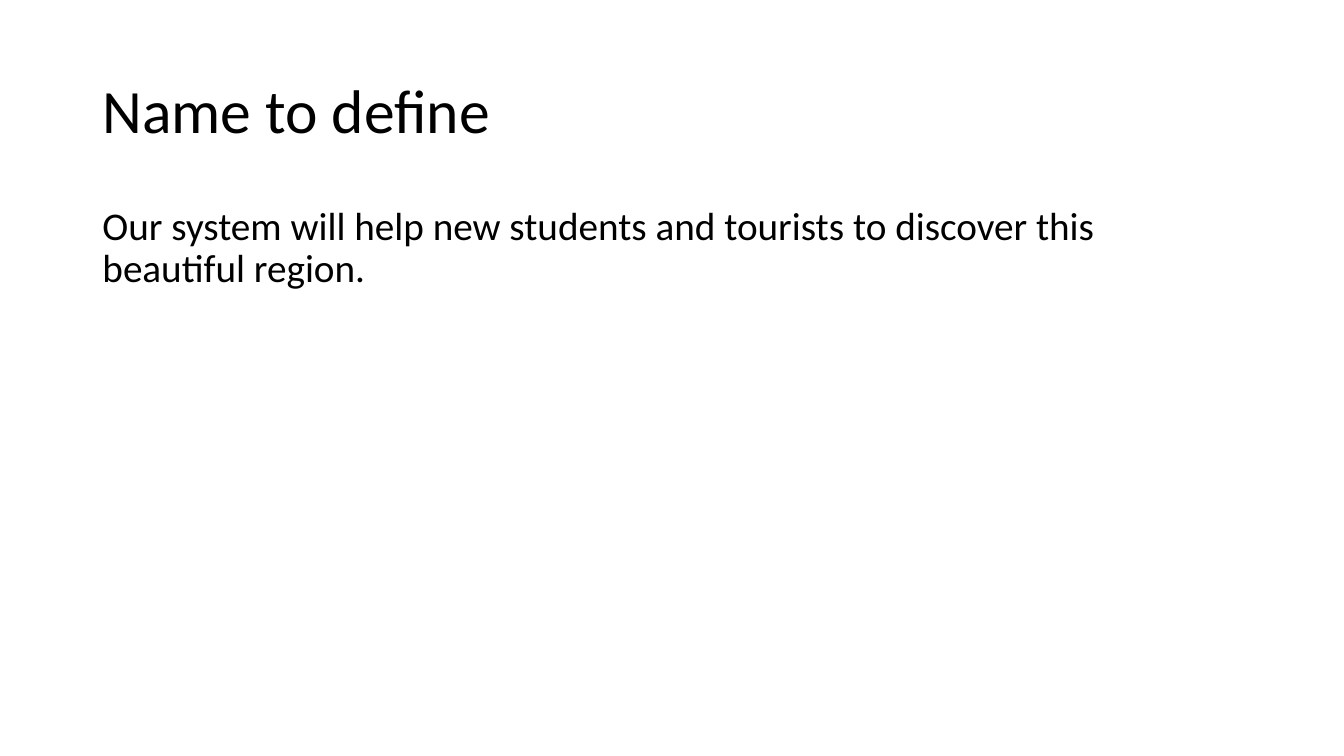
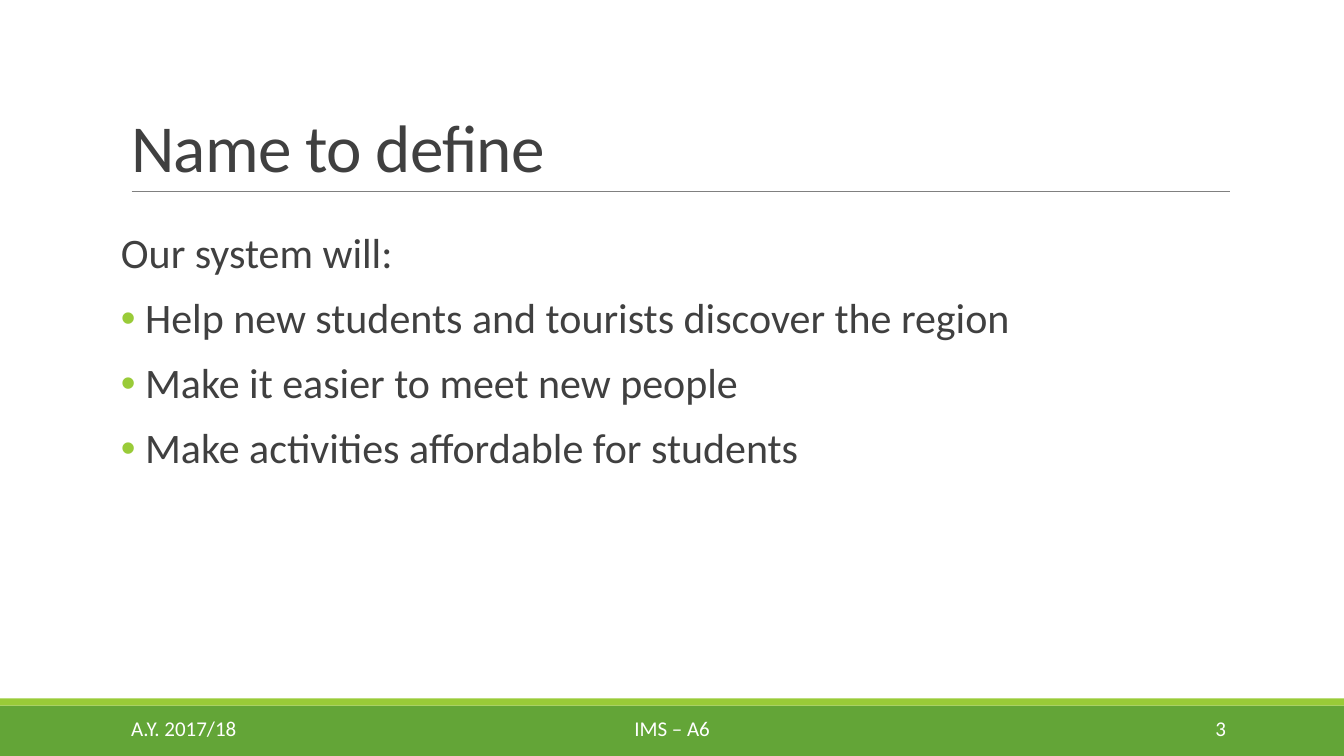
Before and after one commit to egcmi/IMS_project, a slide deck: slide 3 of Presentation1.pptx. Drawn at 1344x756 pixels with LibreOffice and Linux fonts; fonts in the diff are those of the drawing. Boxes give left, top, right and bottom in pixels: in the first picture for what was removed or moved away, otherwise in the second. Text is boxed around its words. In the diff, an @@ line names an element or a change of style, - is before the commit and + after.

```diff
--- a/Presentation1.pptx
+++ b/Presentation1.pptx
@@ title "Name to define" moved from (x1=102, y1=90, x2=490, y2=134) to (x1=131, y1=125, x2=545, y2=173) @@
@@ title "Name to define" at (x1=131, y1=125, x2=545, y2=173): size 44 to 48 pt, text colour #000000 to #404040, letter spacing 0 to -0.5 pt; line spacing 0.9 to 0.85; vertical alignment middle to bottom @@
@@ line added from (132, 192) to (1231, 192), #808080 0.5 pt @@
@@ text at (x1=121, y1=239, x2=1009, y2=464): text changed; size 28 to 30 pt; text colour #000000 to #404040 @@
-Our system will help new students and tourists to discover this beautiful region.
+Our system will:
+• Help new students and tourists discover the region
+• Make it easier to meet new people
+• Make activities affordable for students
@@ rectangle added at (x1=0, y1=706, x2=1344, y2=756), fill #63A537 @@
@@ rectangle added at (x1=0, y1=699, x2=1344, y2=706), fill #99CB38 @@
@@ text added at (x1=131, y1=721, x2=236, y2=737), 15 pt, text #FFFFFF @@
+A.Y. 2017/18
@@ text added at (x1=634, y1=722, x2=710, y2=736), 15 pt, text #FFFFFF @@
+IMS – A6
@@ page number added at (x1=1215, y1=722, x2=1226, y2=736), 15 pt, text #FFFFFF @@
+3
```
Also in this commit, not shown: 2 other slides changed, 4 slides added, 1 slide removed.
